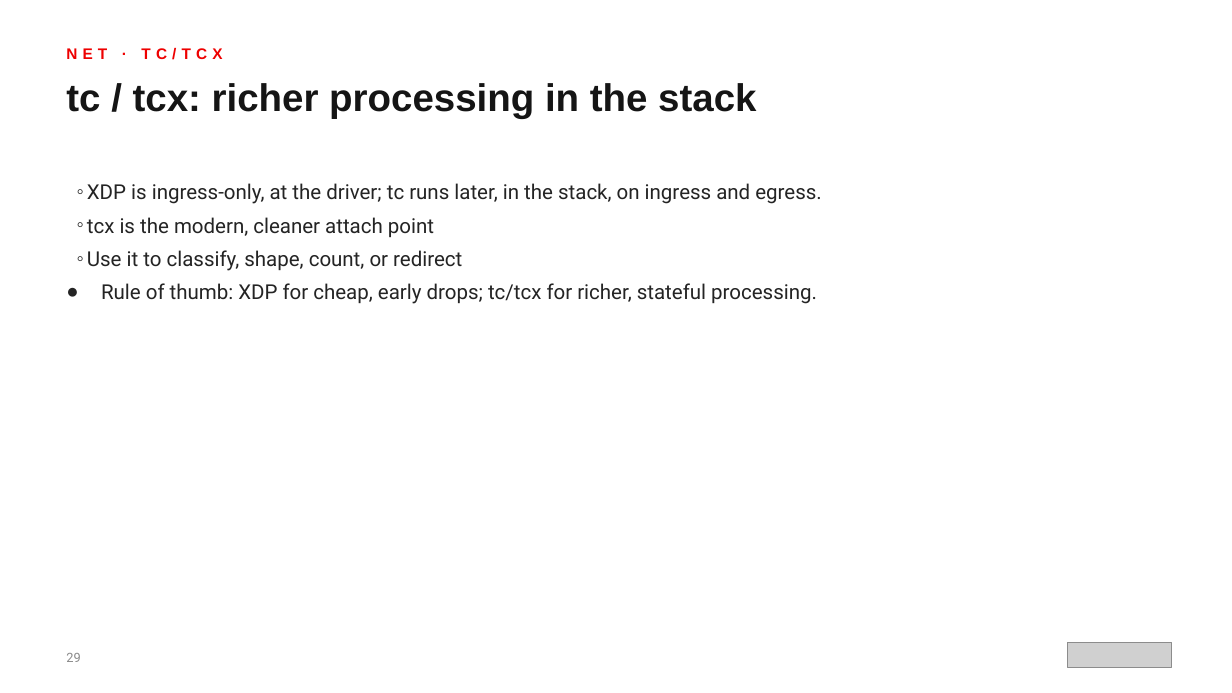
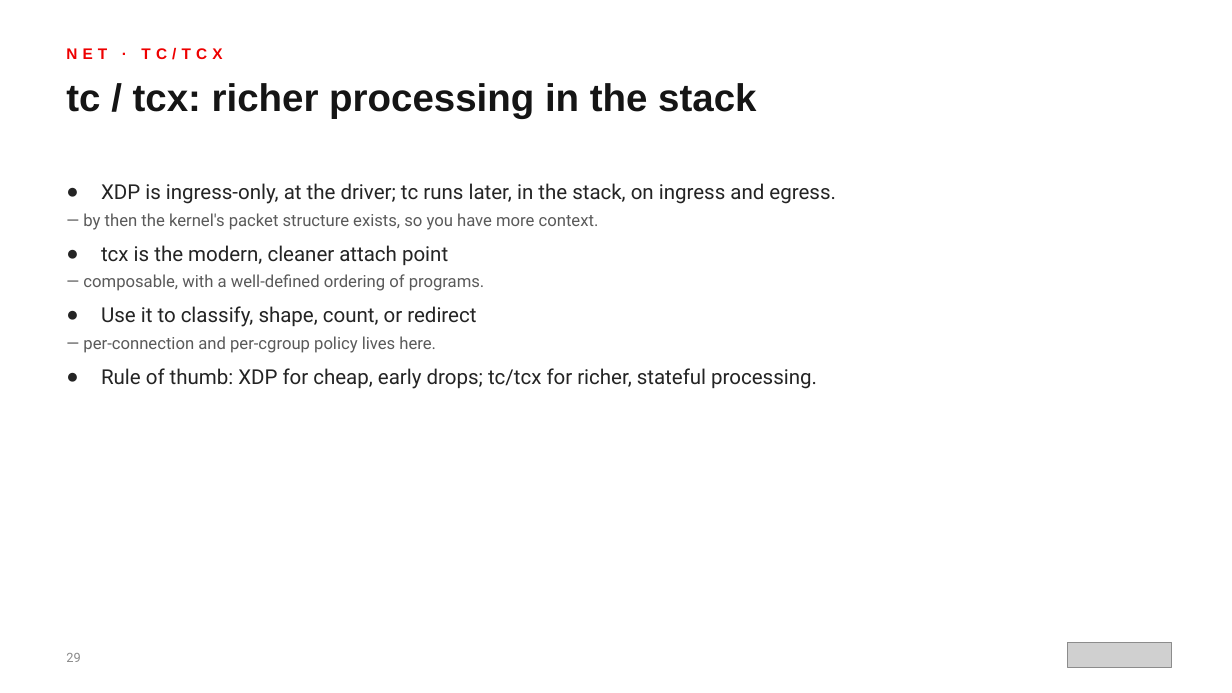
Before and after one commit to patterncatalyst/ebpf-with-aya, a slide deck: slide 29 of presentation/ebpf-aya-101-r01.0.pptx. Drawn at 1232x693 pixels with LibreOffice and Linux fonts; fonts in the diff are those of the drawing; grey boxes stand for pictures. Boxes give left, top, right and bottom in pixels: in the first picture for what was removed or moved away, otherwise in the second. Text is boxed around its words. In the diff, an @@ line names an element or a change of style, - is before the commit and + after.

```diff
--- a/presentation/ebpf-aya-101-r01.0.pptx
+++ b/presentation/ebpf-aya-101-r01.0.pptx
@@ text at bbox=[101, 183, 835, 327]: bullet ◦ to ●; list level 2 to 1 in "XDP is ingress-only, at the ..."; list level 2 to 1 in "tcx is the modern, cleaner ..."; list level 2 to 1 in "Use it to classify, shape, ..." @@
@@ text at bbox=[83, 213, 599, 230]: paragraph added @@
+  — by then the kernel's packet structure exists, so you have more context.
@@ text at bbox=[83, 274, 485, 291]: paragraph added @@
+  — composable, with a well-defined ordering of programs.
@@ text at bbox=[83, 336, 436, 353]: paragraph added @@
+  — per-connection and per-cgroup policy lives here.
```
Also in this commit, not shown: 10 other slides changed, 25 other files.
